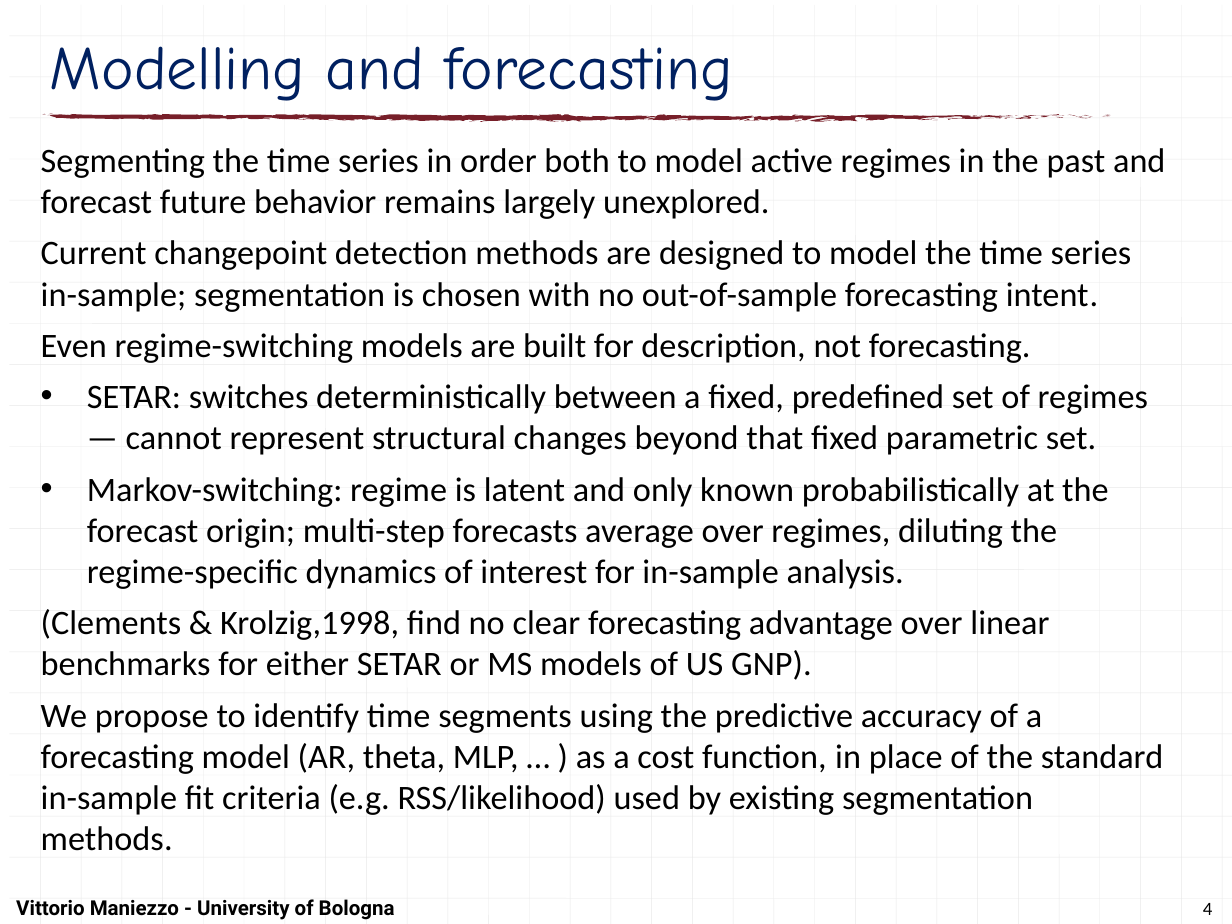
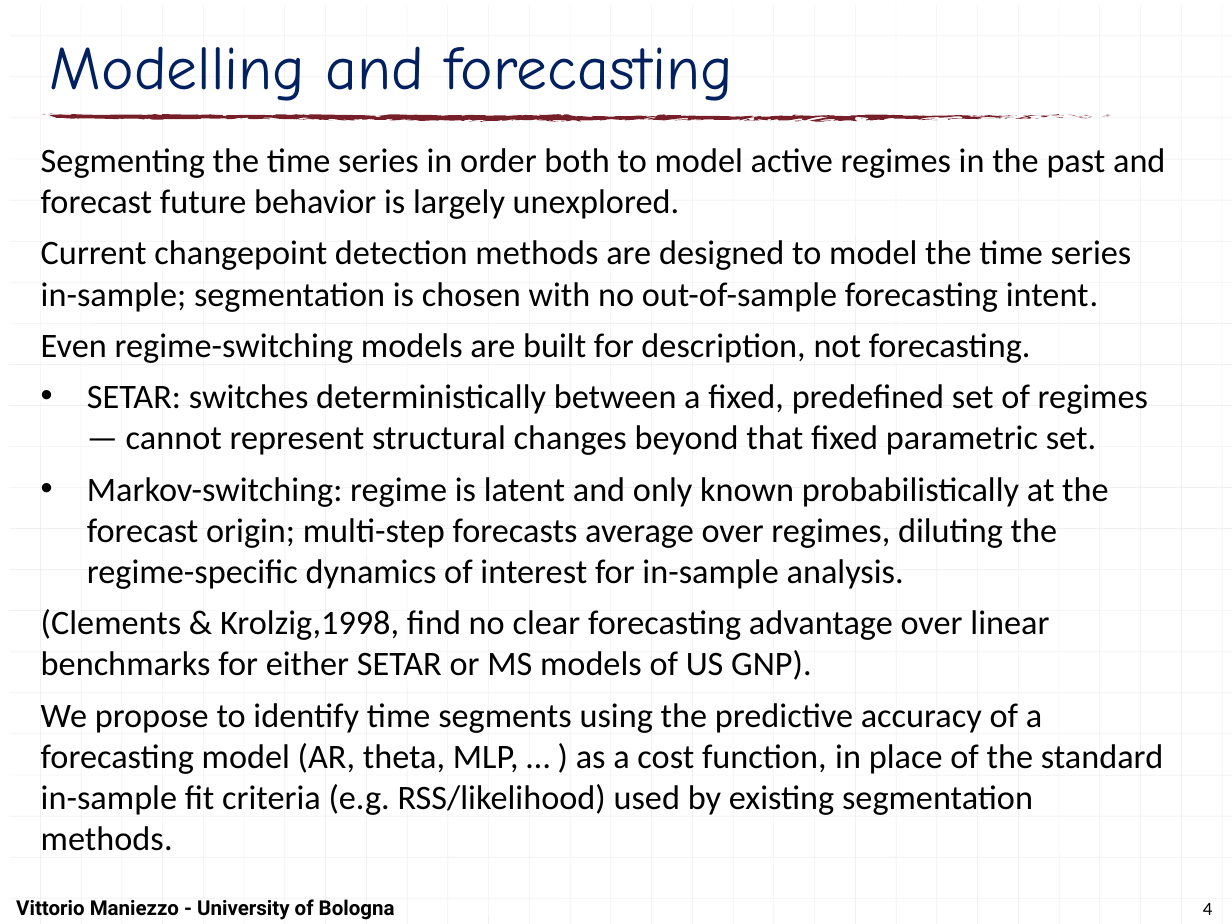
Before and after one commit to maniezzo/segmentation, a slide deck: slide 4 of doc/IOCFC26/forecastSegmentation.pptx. Drawn at 1232x924 pixels with LibreOffice and Linux fonts; fonts in the diff are those of the drawing. Boxes give left, top, right and bottom in pixels: in the first picture for what was removed or moved away, otherwise in the second. Text is boxed around its words. In the diff, an @@ line names an element or a change of style, - is before the commit and + after.

Commit message:
oòikhl

```diff
--- a/doc/IOCFC26/forecastSegmentation.pptx
+++ b/doc/IOCFC26/forecastSegmentation.pptx
@@ text at <box>41,148,1165,219</box>: text changed @@
-Segmenting the time series in order both to model active regimes in the past and forecast future behavior remains largely unexplored.
+Segmenting the time series in order both to model active regimes in the past and forecast future behavior is largely unexplored.
```
